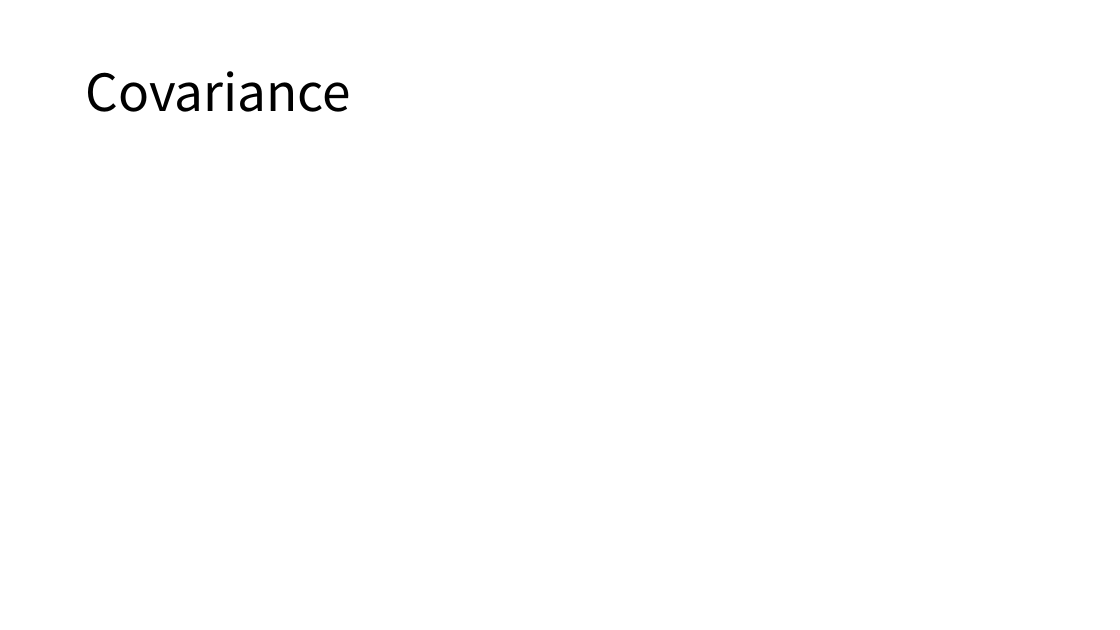
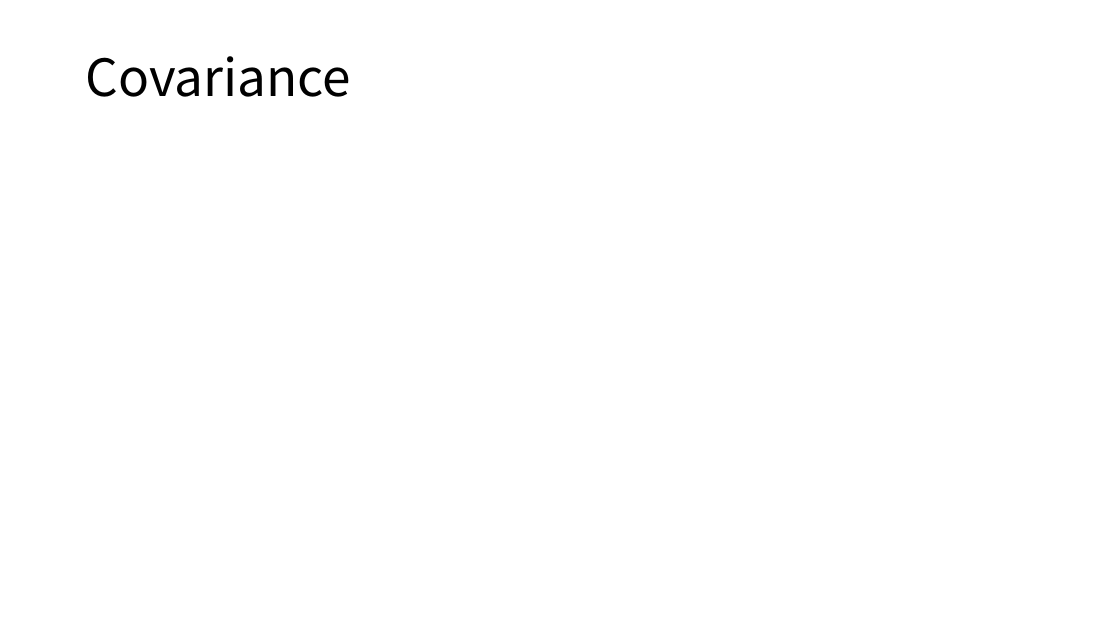
Before and after one commit to ksublee/SSuR, a slide deck: slide 18 of ppt/8.Random variable.pptx. Drawn at 1120x630 pixels with LibreOffice and Linux fonts; fonts in the diff are those of the drawing; grey boxes stand for pictures. Boxes give left, top, right and bottom in pixels: in the first picture for what was removed or moved away, otherwise in the second. Text is boxed around its words. In the diff, an @@ line names an element or a change of style, - is before the commit and + after.

```diff
--- a/ppt/8.Random variable.pptx
+++ b/ppt/8.Random variable.pptx
@@ title "Covariance": place and size @@
-title "Covariance" at bbox=[85, 71, 351, 112]
+title "Covariance" at bbox=[85, 56, 351, 97]
```
Also in this commit, not shown: 1 other slide changed, 8 other files.
